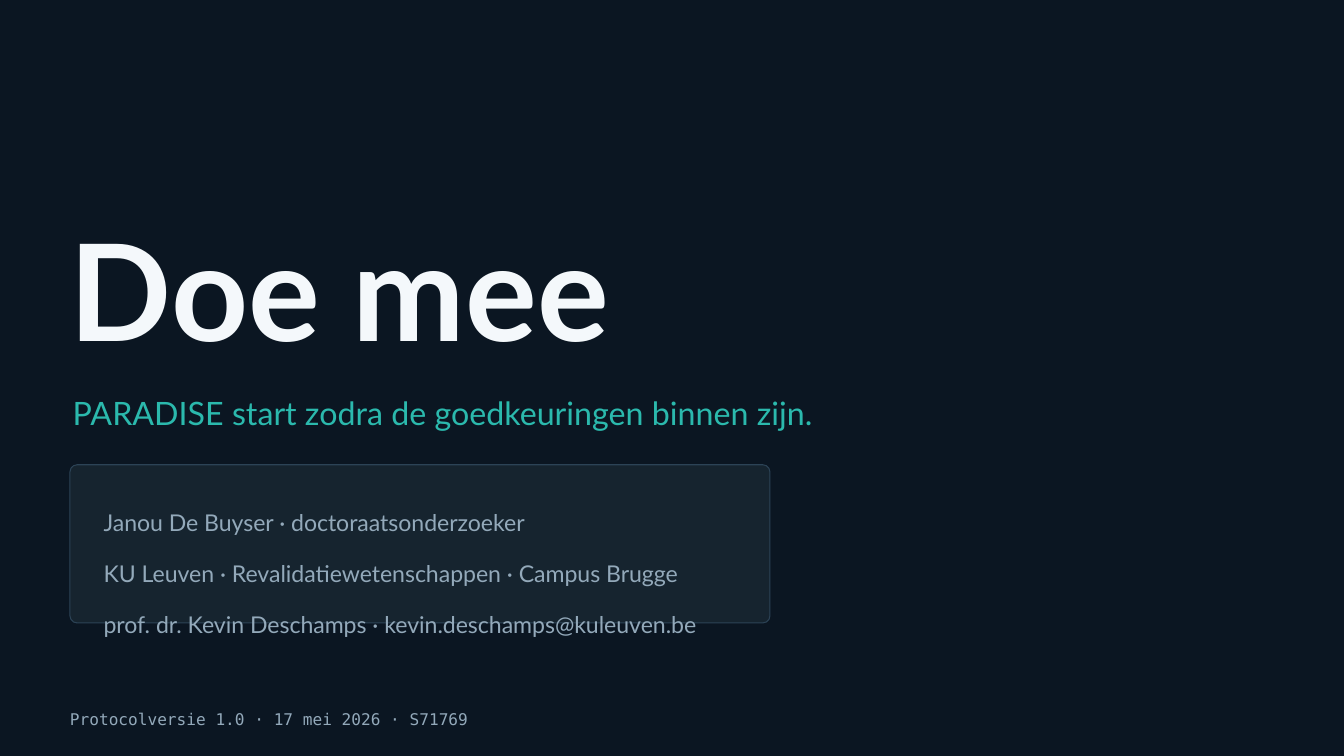
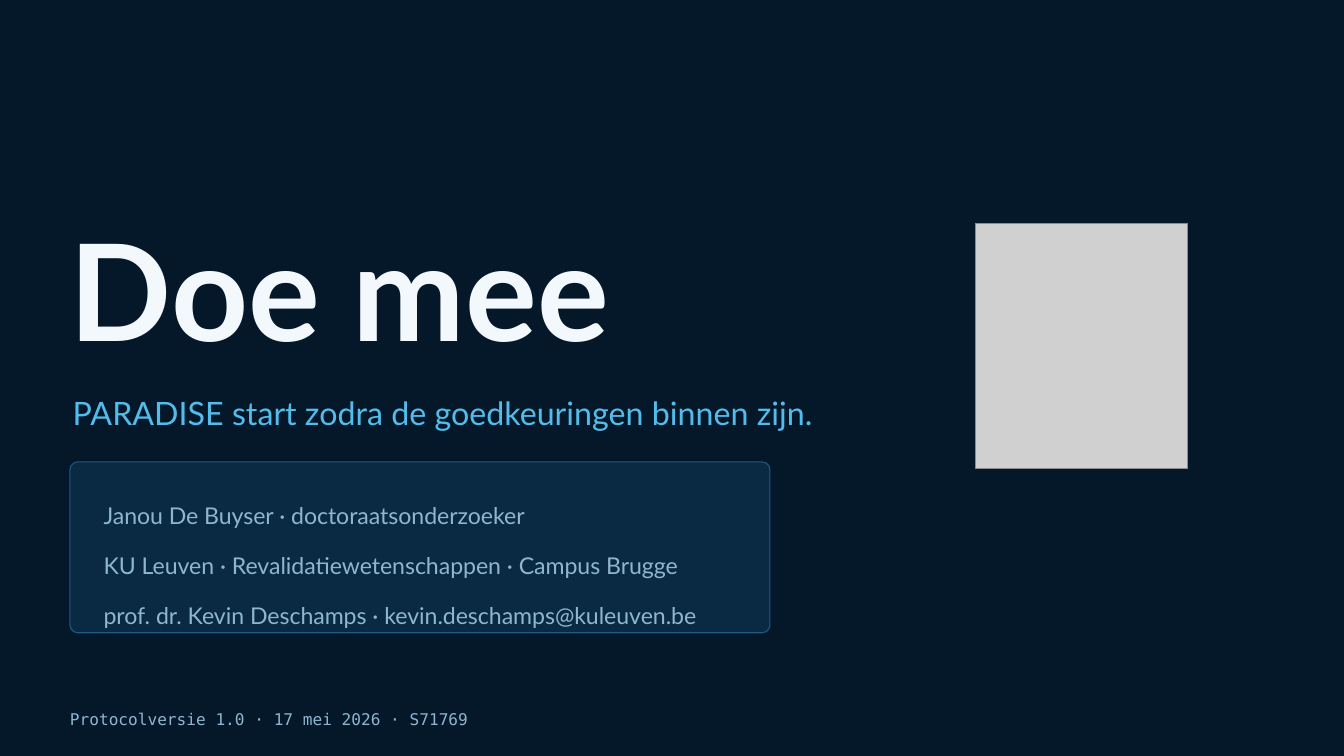
Before and after one commit to Dellfs/paradise-project, a slide deck: slide 29 of PARADISE_presentatie/PARADISE_informatiesessie_voetklinieken.pptx. Drawn at 1344x756 pixels with LibreOffice and Linux fonts; fonts in the diff are those of the drawing; grey boxes stand for pictures. Boxes give left, top, right and bottom in pixels: in the first picture for what was removed or moved away, otherwise in the second. Text is boxed around its words. In the diff, an @@ line names an element or a change of style, - is before the commit and + after.

```diff
--- a/PARADISE_presentatie/PARADISE_informatiesessie_voetklinieken.pptx
+++ b/PARADISE_presentatie/PARADISE_informatiesessie_voetklinieken.pptx
@@ rectangle at (x1=0, y1=0, x2=1344, y2=756): fill #0B1622 to #04182A @@
@@ picture added at (x1=976, y1=224, x2=1188, y2=469) @@
@@ text "PARADISE start zodra de goedkeuringen ..." at (x1=73, y1=401, x2=813, y2=431): text colour #2BB9AD to #52BDEC @@
@@ rounded rectangle resized from (x1=70, y1=465, x2=769, y2=623) to (x1=70, y1=462, x2=769, y2=632) @@
@@ rounded rectangle at (x1=70, y1=462, x2=769, y2=632): fill #16242F to #0A2A44; outline #2C4356 0.75 pt to #215B84 0.75 pt @@
@@ text "Janou De Buyser · doctoraatsonderzoeker" at (x1=104, y1=507, x2=696, y2=628): text colour #93A9BA to #8FB6D0; line spacing 1.45 to 1.4 @@
@@ text "Protocolversie 1.0 · 17 mei ..." at (x1=70, y1=712, x2=468, y2=725): text colour #93A9BA to #8FB6D0 @@
```
Also in this commit, not shown: 27 other slides changed, 1 slide added, 1 slide removed, 5 other files.
